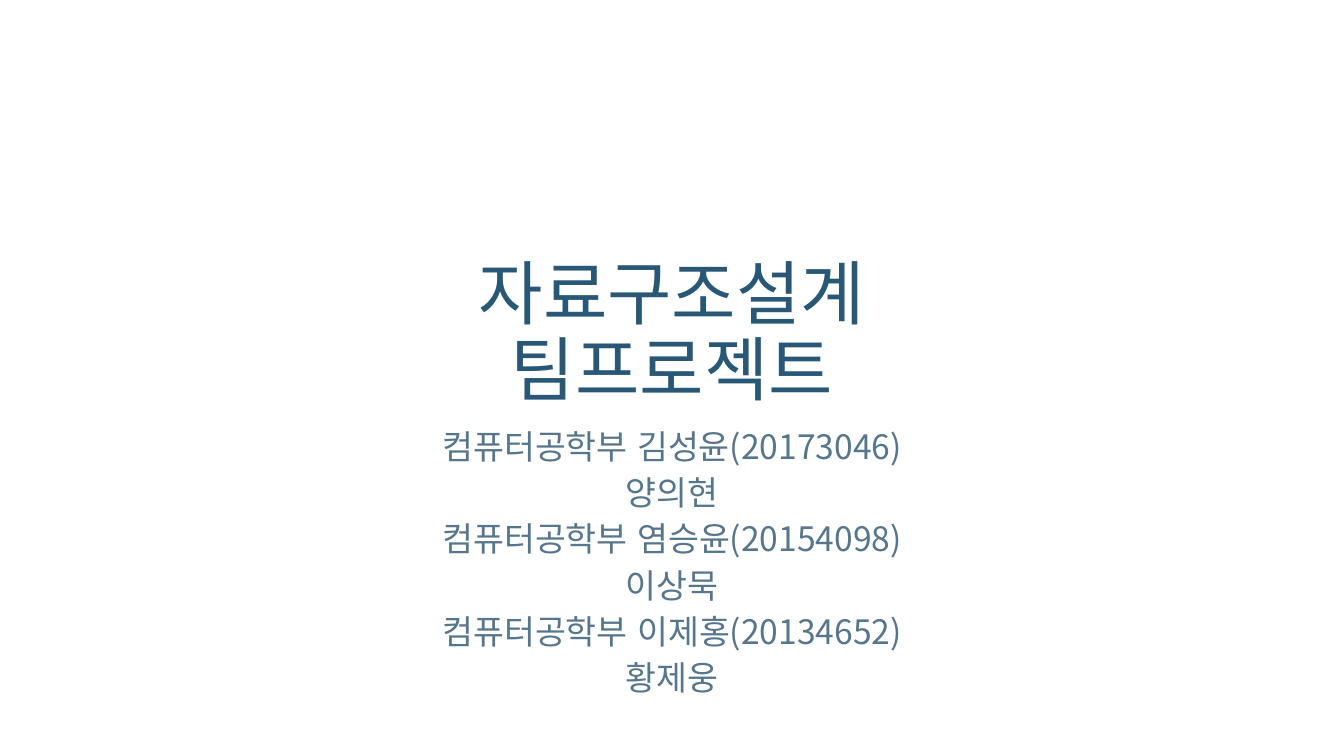
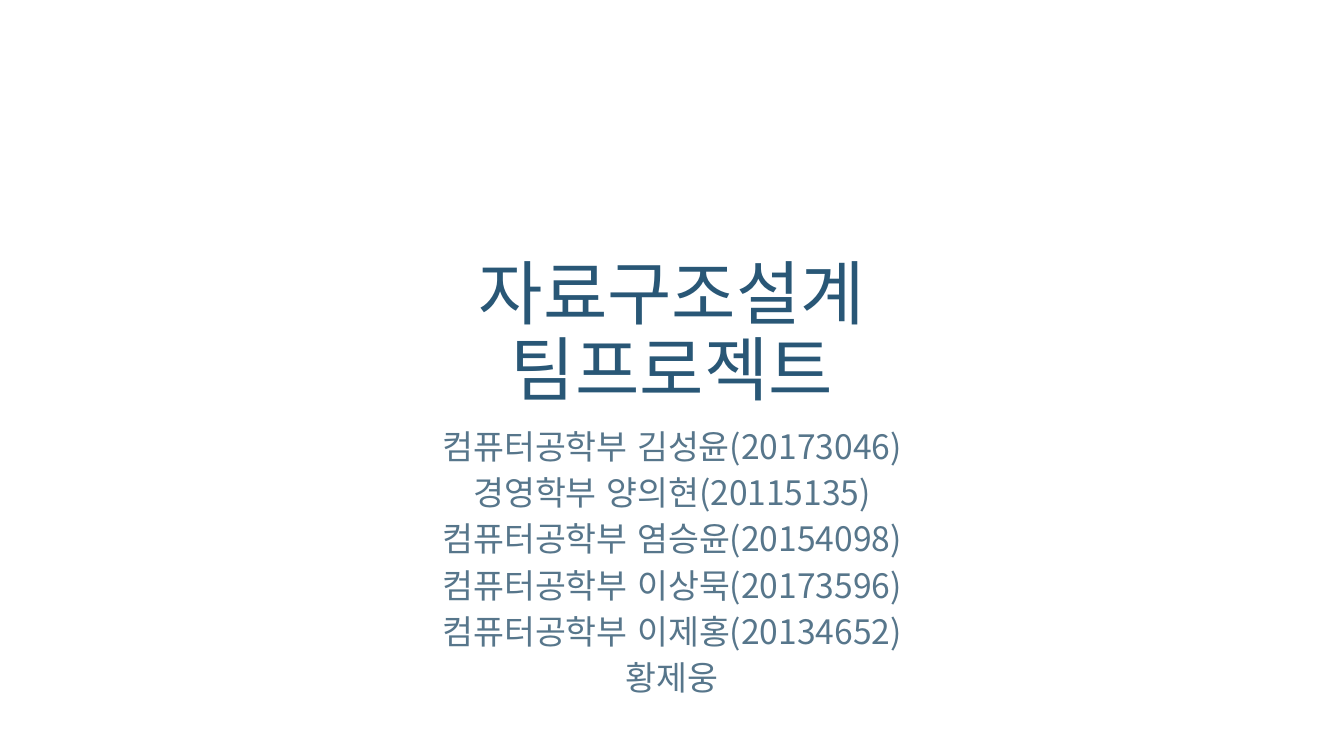
Before and after one commit to noahluftyang/design-of-data-structure-assignment-2nd, a slide deck: slide 1 of slides/1st-slide-18-10-31.pptx. Drawn at 1344x756 pixels with LibreOffice and Linux fonts; fonts in the diff are those of the drawing; background and template pictures are left out. Boxes give left, top, right and bottom in pixels: in the first picture for what was removed or moved away, otherwise in the second. Text is boxed around its words. In the diff, an @@ line names an element or a change of style, - is before the commit and + after.

Commit message:
Update slide

```diff
--- a/slides/1st-slide-18-10-31.pptx
+++ b/slides/1st-slide-18-10-31.pptx
@@ subtitle at <box>473,477,871,512</box>: text changed @@
-양의현
+경영학부 양의현(20115135)
@@ subtitle at <box>442,570,902,605</box>: text changed @@
-이상묵
+컴퓨터공학부 이상묵(20173596)
```
Also in this commit, not shown: 2 other slides changed, 1 slide added.
